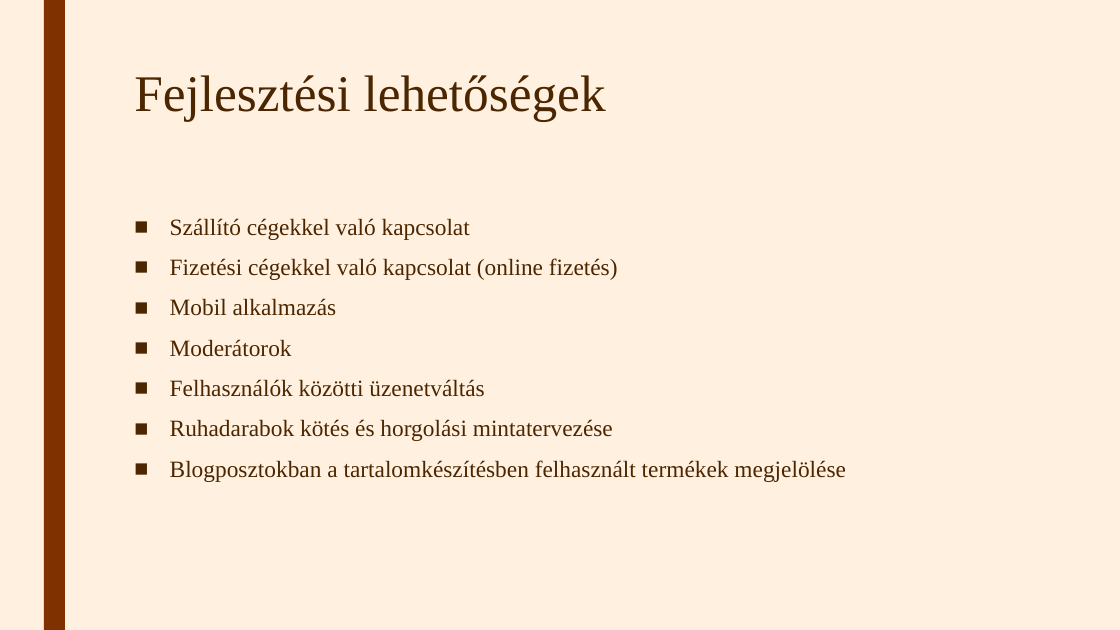
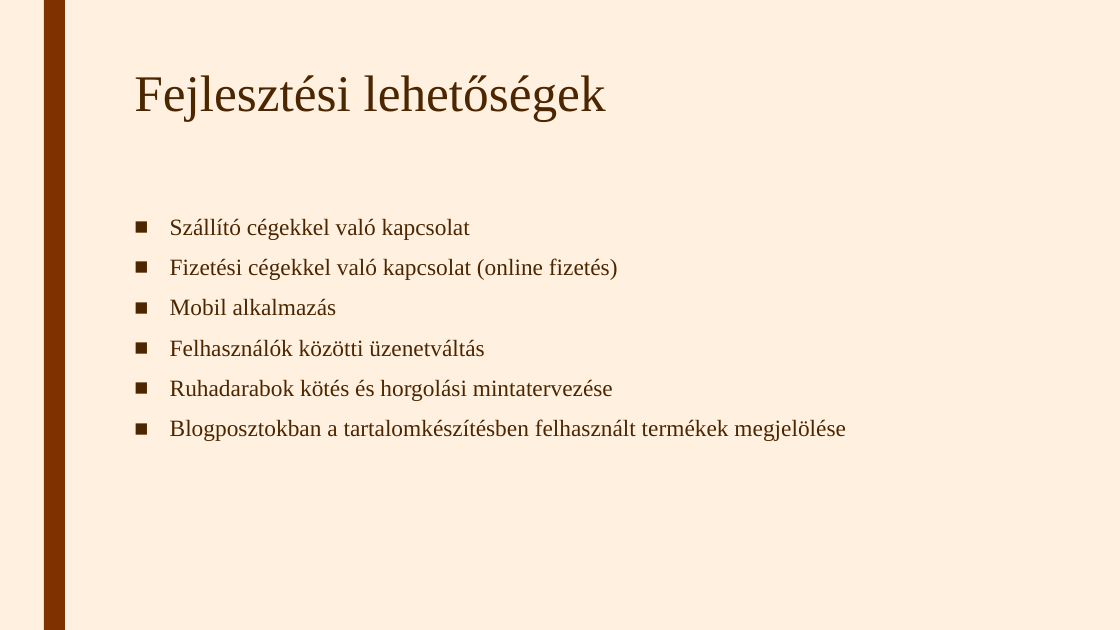
Before and after one commit to TothpalIstvano/13_S1_4_vizsgaremek, a slide deck: slide 11 of Fájlok/Bemutató.pptx. Drawn at 1120x630 pixels with LibreOffice and Linux fonts; fonts in the diff are those of the drawing. Boxes give left, top, right and bottom in pixels: in the first picture for what was removed or moved away, otherwise in the second. Text is boxed around its words. In the diff, an @@ line names an element or a change of style, - is before the commit and + after.

```diff
--- a/Fájlok/Bemutató.pptx
+++ b/Fájlok/Bemutató.pptx
@@ text at (170, 339, 292, 357): paragraph removed @@
-■ Moderátorok
```
Also in this commit, not shown: 5 other files.
